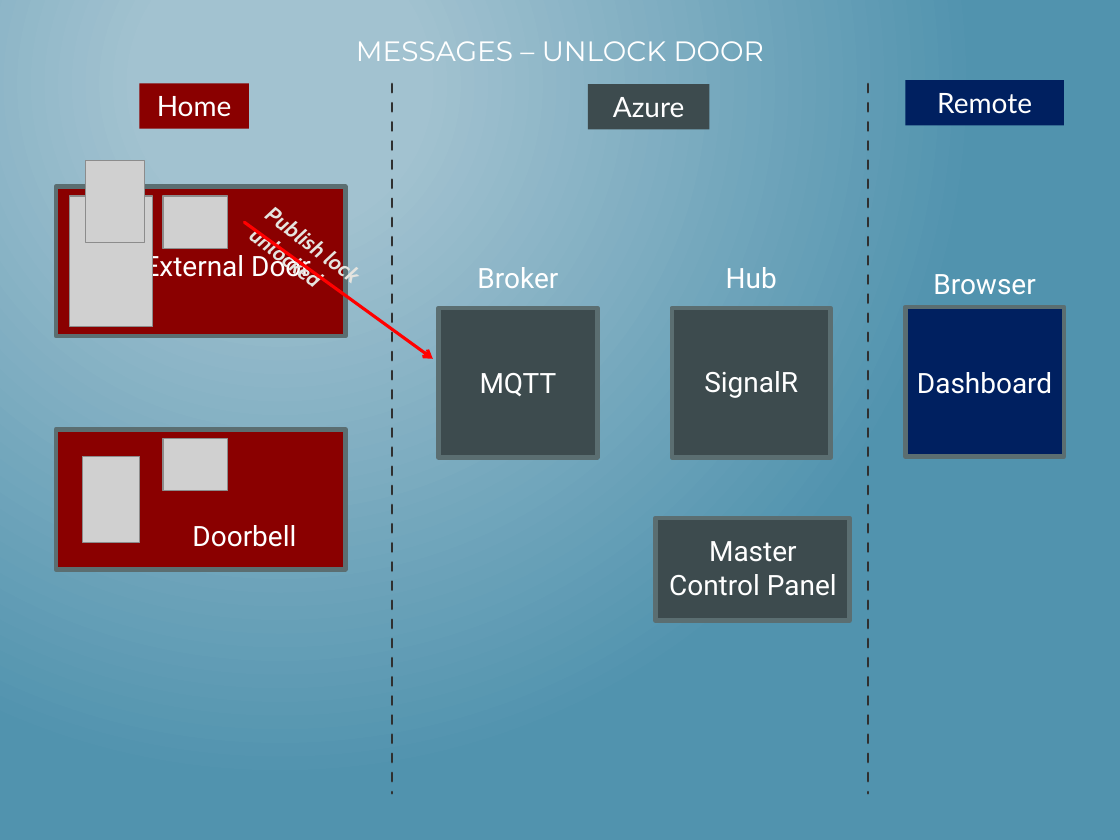
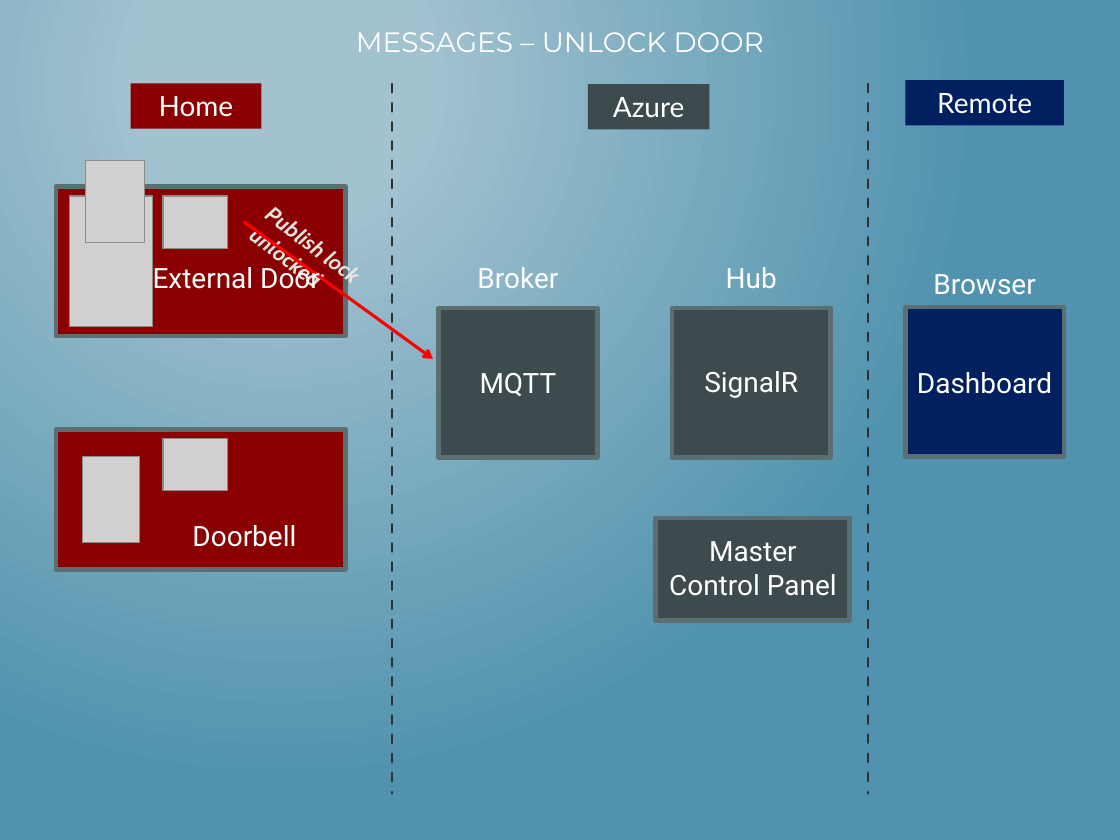
Before and after one commit to mlinnen/CloudHomeSecurity, a slide deck: slide 22 of docs/HacknightPowerPoint.pptx. Drawn at 1120x840 pixels with LibreOffice and Linux fonts; fonts in the diff are those of the drawing; grey boxes stand for pictures. Boxes give left, top, right and bottom in pixels: in the first picture for what was removed or moved away, otherwise in the second. Text is boxed around its words. In the diff, an @@ line names an element or a change of style, - is before the commit and + after.

```diff
--- a/docs/HacknightPowerPoint.pptx
+++ b/docs/HacknightPowerPoint.pptx
@@ text "MESSAGES – UNLOCK DOOR": place and size @@
-text "MESSAGES – UNLOCK DOOR" at [356,41,764,61]
+text "MESSAGES – UNLOCK DOOR" at [356,32,764,52]
@@ rectangle "Home": place and size @@
-rectangle "Home" at [139,84,249,129]
+rectangle "Home" at [131,84,262,129]
@@ text "External Door" rewrapped from [144,250,311,283] to [153,262,320,289] @@
```
Also in this commit, not shown: 15 other slides changed, 6 slides added.
